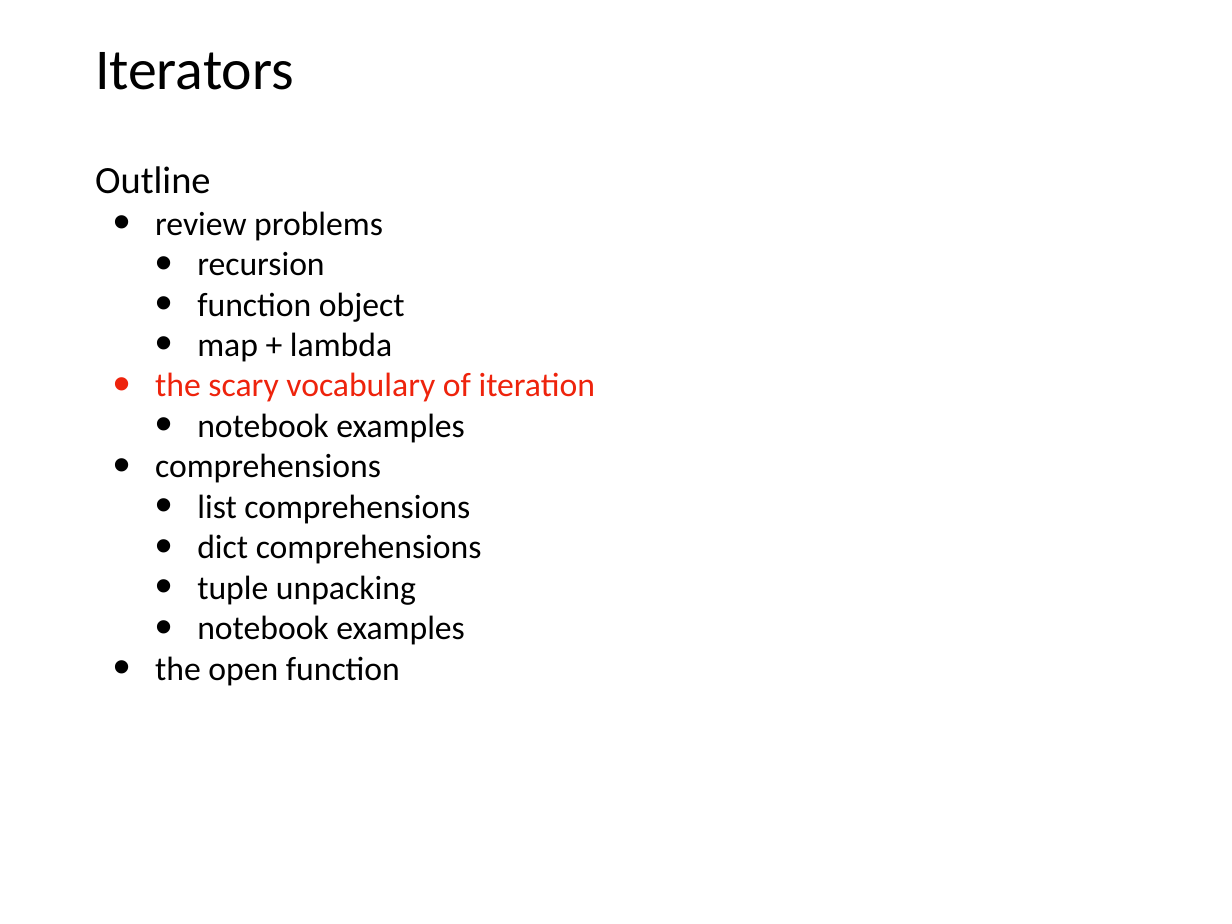
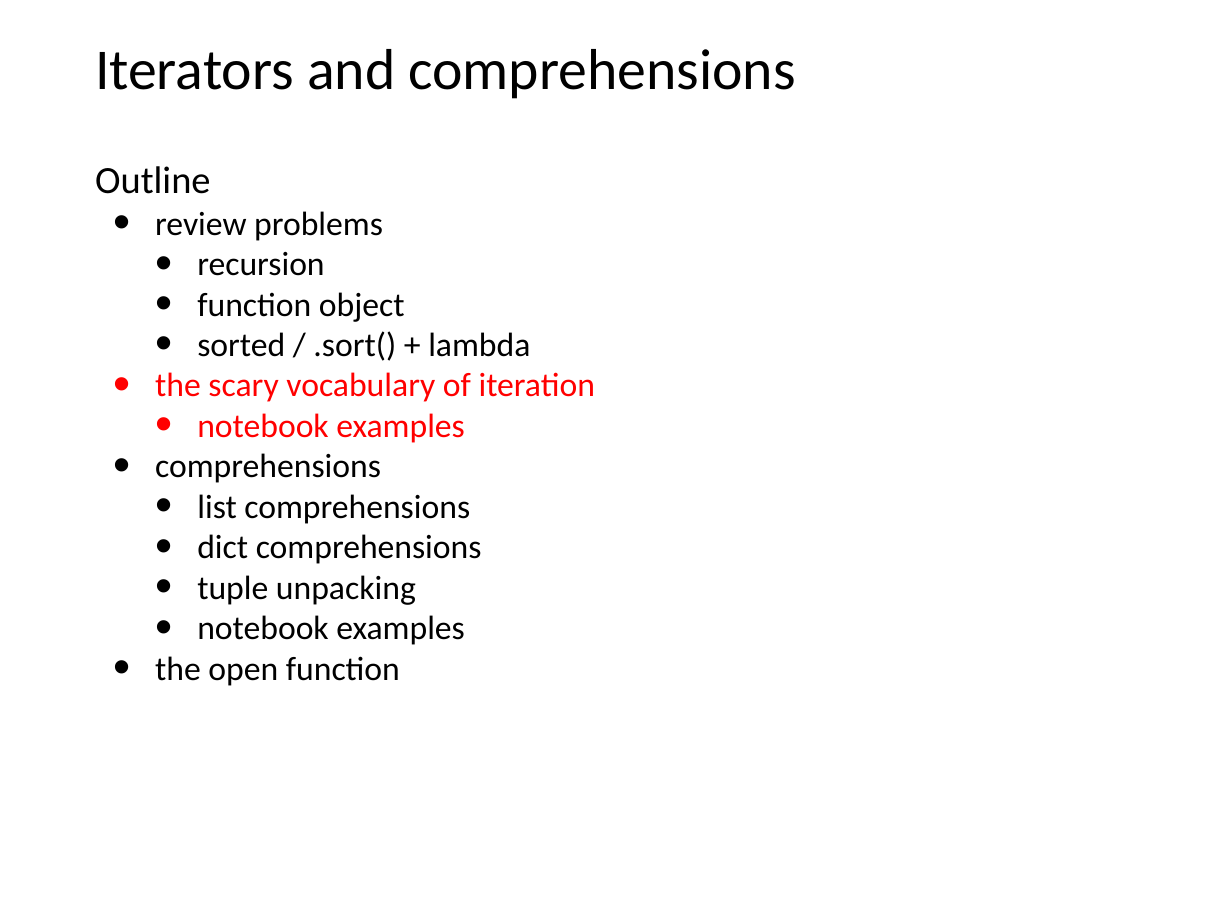
Before and after one commit to tylerharter/caraza-harter-com, a slide deck: slide 2 of tyler/meena/cs220/f21/materials/lec_25_F21.pptx. Drawn at 1232x924 pixels with LibreOffice and Linux fonts; fonts in the diff are those of the drawing. Boxes give left, top, right and bottom in pixels: in the first picture for what was removed or moved away, otherwise in the second. Text is boxed around its words. In the diff, an @@ line names an element or a change of style, - is before the commit and + after.

Commit message:
Minor updates to lec-25 slides

```diff
--- a/tyler/meena/cs220/f21/materials/lec_25_F21.pptx
+++ b/tyler/meena/cs220/f21/materials/lec_25_F21.pptx
@@ title at [95, 49, 796, 99]: text changed @@
-Iterators
+Iterators and comprehensions
@@ text at [197, 331, 530, 361]: text changed @@
-  • map + lambda
+  • sorted / .sort() + lambda
@@ text at [155, 372, 595, 443]: text colour #EE230C to #FF0000 in "the scary vocabulary of iteration"; text colour #000000 to #FF0000 in "notebook examples" @@
```
Also in this commit, not shown: 2 other slides changed, 2 other files.
